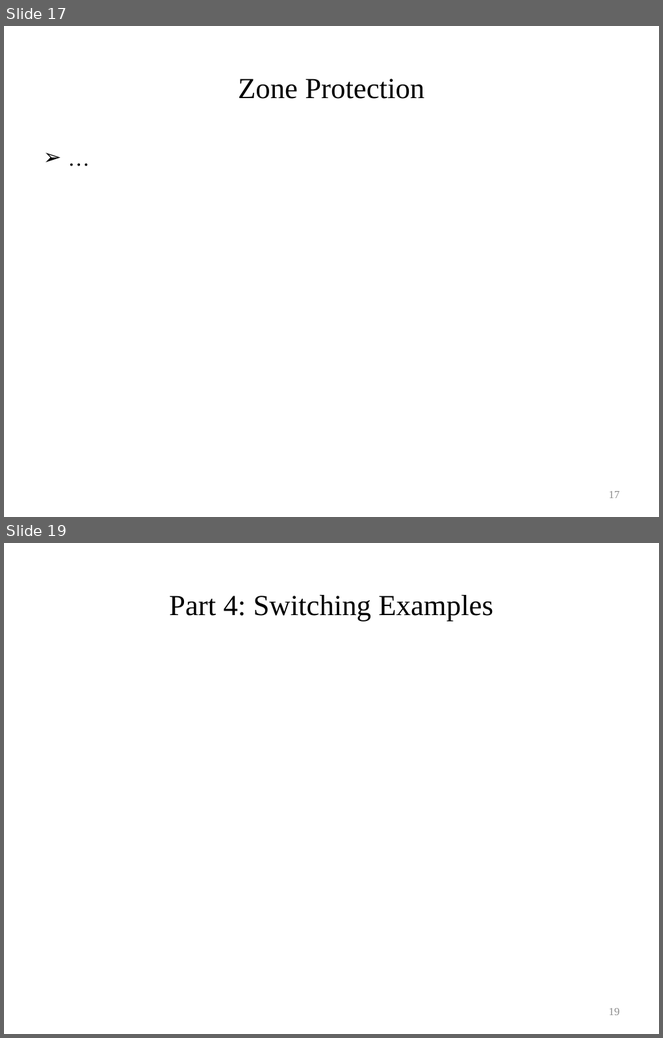
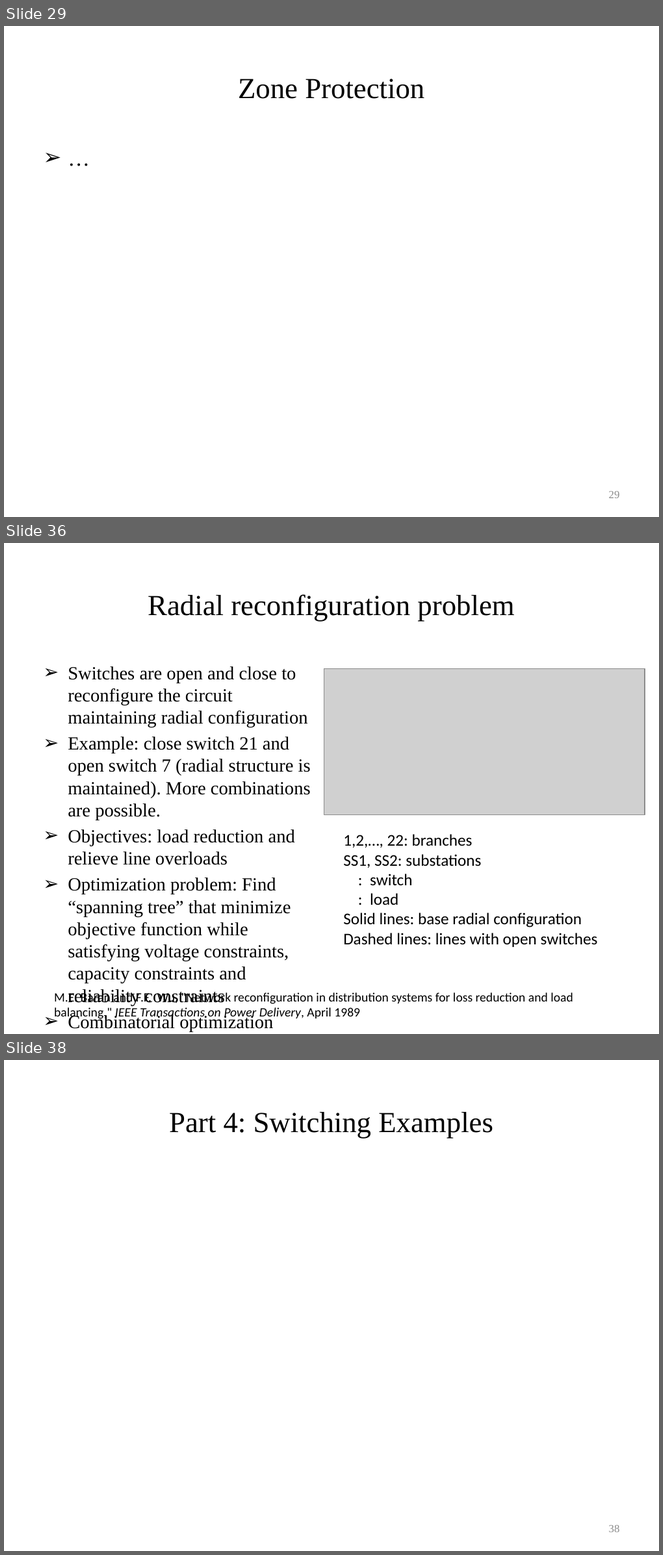
Before and after one commit to gridlab-d/course, a slide deck: University of Washington Class/Module 9 - Automated switching and reconfiguration.pptx. Shown one above the other, each under a label of ours: slides 17 and 19 before the commit, slides 29, 36 and 38 after it; the slides between them are not shown. The pictures are 663x1038 and 663x1555 pixels, drawn with LibreOffice and Linux fonts; fonts in the diff are those of the drawing; grey boxes stand for pictures; background and template pictures are left out. Boxes give left, top, right and bottom in pixels: in the first picture for what was removed or moved away, otherwise in the second. Text is boxed around its words. In the diff, an @@ line names an element or a change of style, - is before the commit and + after.

```diff
--- a/University of Washington Class/Module 9 - Automated switching and reconfiguration.pptx
+++ b/University of Washington Class/Module 9 - Automated switching and reconfiguration.pptx
@@ slide 36 added at <box>4,543,659,1034</box>, background #FFFFFF @@
@@ title added at <box>148,594,514,621</box>, 32 pt, text #000000 @@
+Radial reconfiguration problem
@@ text added at <box>68,667,311,984</box>, 20.4 pt, text #000000 @@
+➢ Switches are open and close to reconfigure the circuit maintaining radial configuration
+➢ Example: close switch 21 and open switch 7 (radial structure is maintained). More combinations are possible.
+➢ Objectives: load reduction and relieve line overloads
+➢ Optimization problem: Find “spanning tree” that minimize objective function while satisfying voltage constraints, capacity constraints and reliability constraints
+➢ Combinatorial optimization
@@ picture added at <box>324,669,646,815</box> @@
@@ text added at <box>343,834,598,947</box>, 18 pt, text #000000 @@
+1,2,…, 22: branches
+SS1, SS2: substations
+: switch
+: load
+Solid lines: base radial configuration
+Dashed lines: lines with open switches
@@ text added at <box>54,991,573,1021</box>, 14 pt, text #000000 @@
+M.E. Baran and F.F. Wu, "Network reconfiguration in distribution systems for loss reduction and load balancing," IEEE Transactions on Power Delivery, April 1989
@@ what was slide 17 is now slide 29 @@
@@ page number at <box>609,491,620,499</box>: text changed @@
-17
+29
@@ what was slide 19 is now slide 38 @@
@@ page number at <box>609,1525,620,1533</box>: text changed @@
-19
+38
```
Also in this commit, not shown: 4 slides changed, 18 other slides added.
